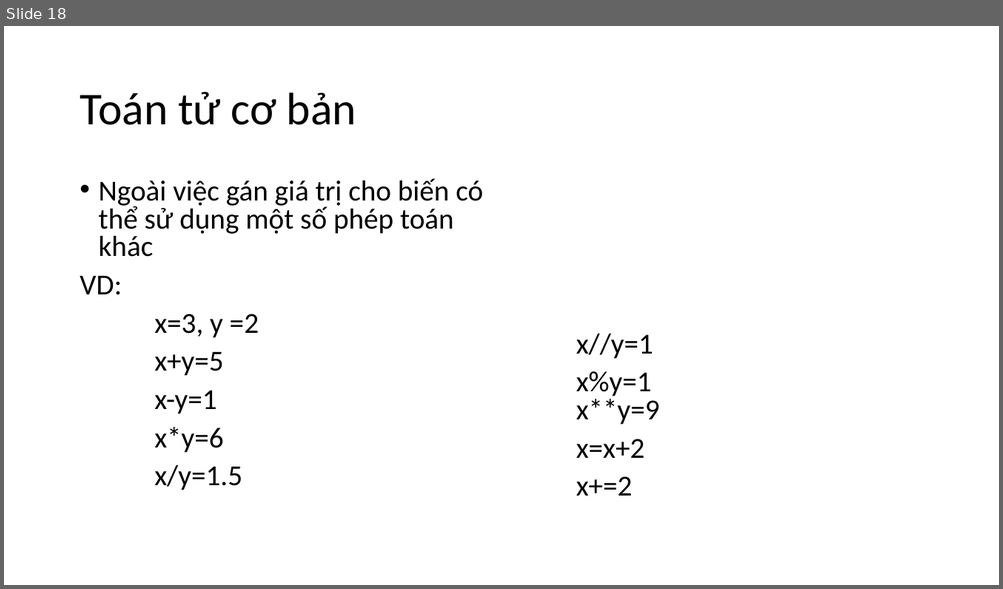
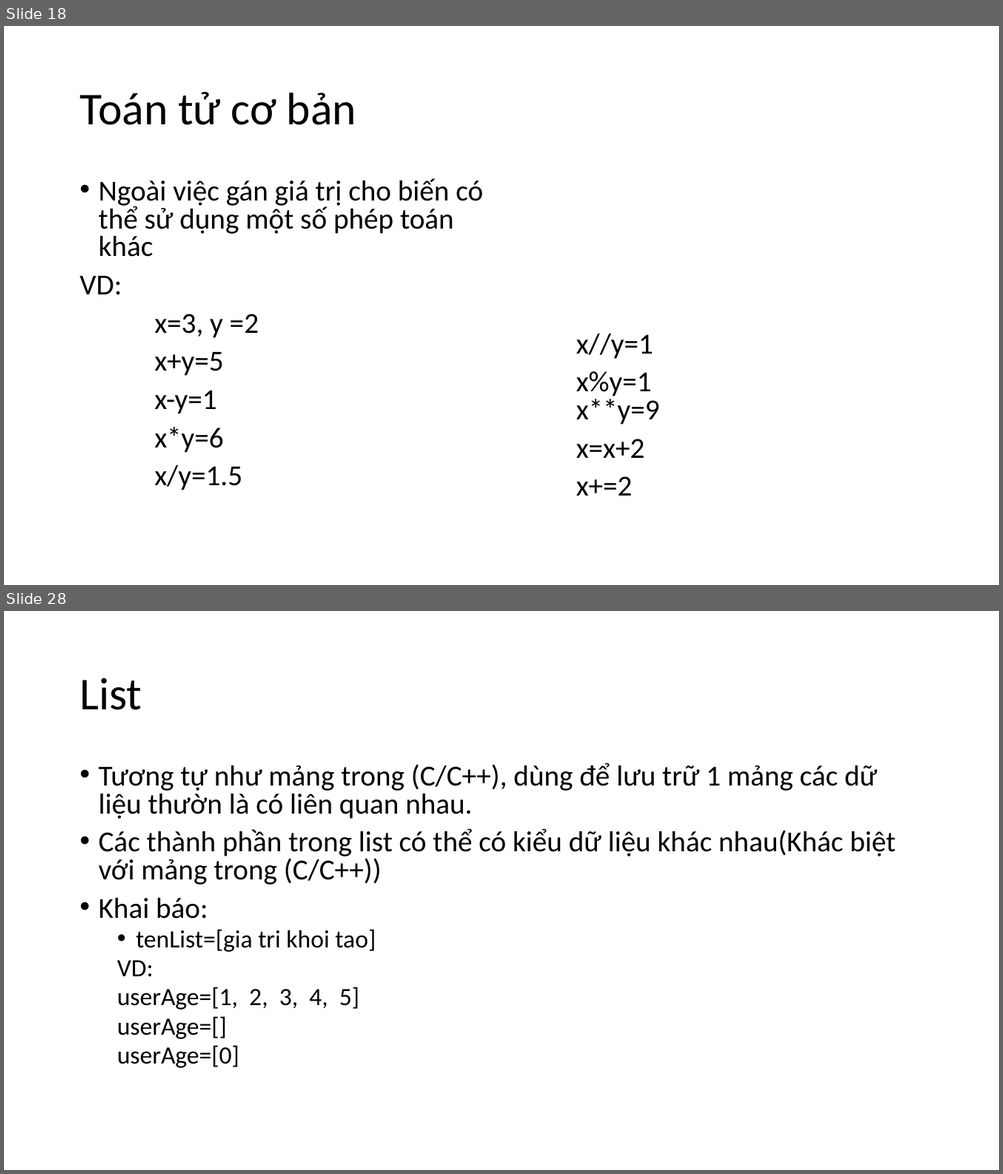
Before and after one commit to levinhhoang16/PyOpenCVCourse, a slide deck: Lecture/PythonCoban.pptx. Shown one above the other, each under a label of ours: slide 18 before the commit, slides 18 and 28 after it; the slides between them are not shown. The pictures are 1003x589 and 1003x1174 pixels, drawn with LibreOffice and Linux fonts; fonts in the diff are those of the drawing. Boxes give left, top, right and bottom in pixels: in the first picture for what was removed or moved away, otherwise in the second. Text is boxed around its words. In the diff, an @@ line names an element or a change of style, - is before the commit and + after.

```diff
--- a/Lecture/PythonCoban.pptx
+++ b/Lecture/PythonCoban.pptx
@@ slide 28 added at (4, 611, 999, 1170), background #FFFFFF @@
@@ title added at (79, 678, 142, 710), 44 pt, text #000000 @@
+List
@@ text added at (99, 763, 896, 1068), 28 pt, text #000000 @@
+• Tương tự như mảng trong (C/C++), dùng để lưu trữ 1 mảng các dữ liệu thườn là có liên quan nhau.
+• Các thành phần trong list có thể có kiểu dữ liệu khác nhau(Khác biệt với mảng trong (C/C++))
+• Khai báo:
+  • tenList=[gia tri khoi tao]
+  VD:
+  userAge=[1, 2, 3, 4, 5]
+  userAge=[]
+  userAge=[0]
```
Also in this commit, not shown: 1 slide changed, 14 other slides added.
